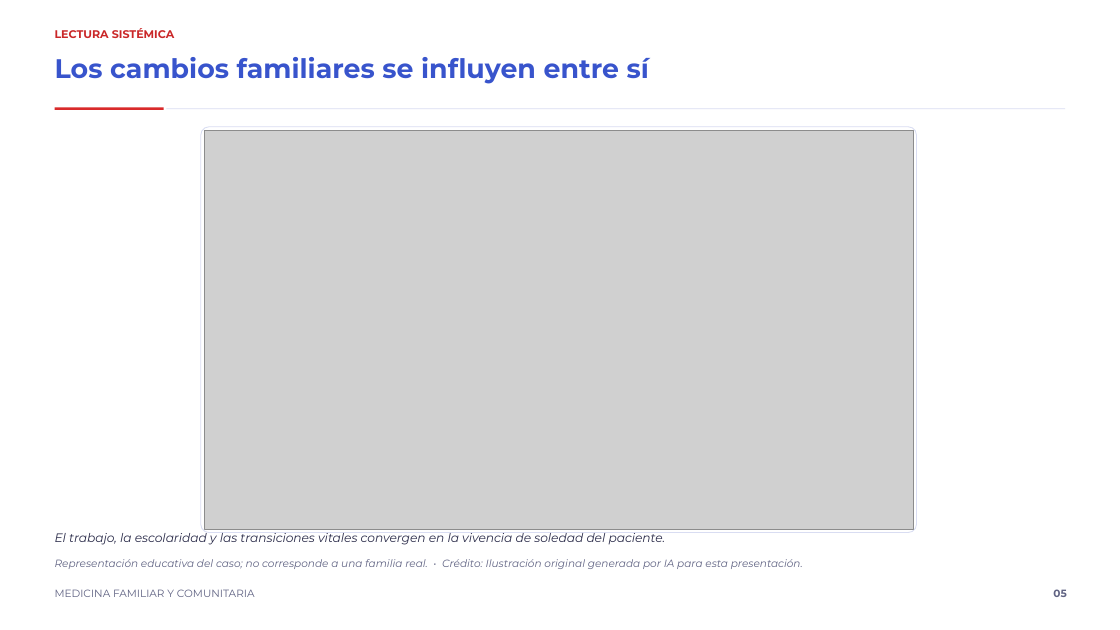
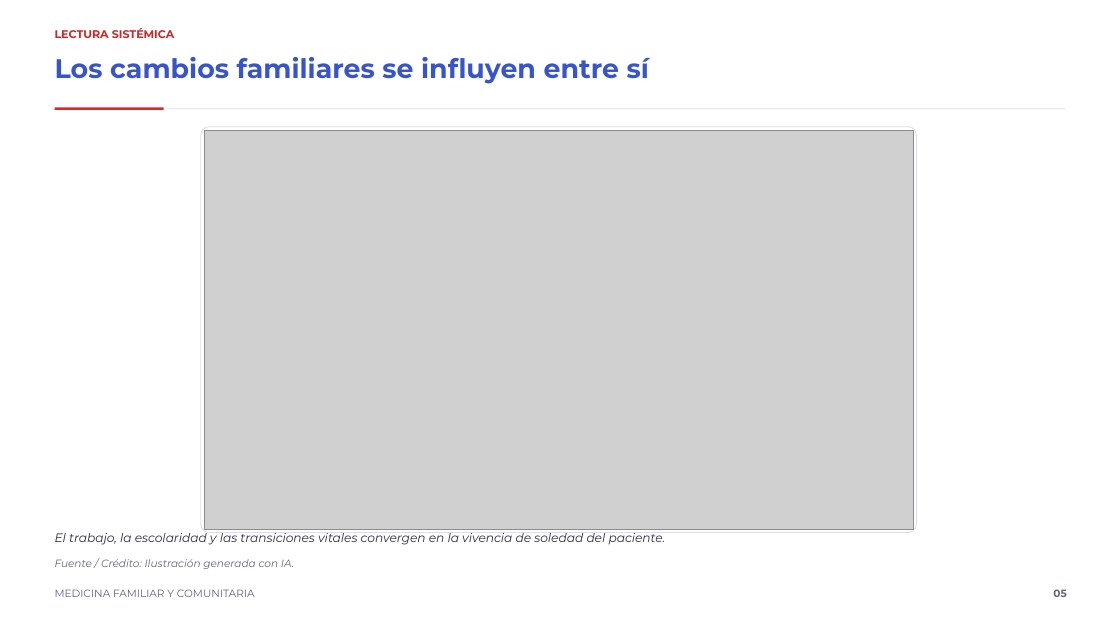
Before and after one commit to rpsin9096/slide-repo-v1, a slide deck: slide 5 of presentacion_caso4_prado_es.pptx. Drawn at 1120x630 pixels with LibreOffice and Linux fonts; fonts in the diff are those of the drawing; grey boxes stand for pictures. Boxes give left, top, right and bottom in pixels: in the first picture for what was removed or moved away, otherwise in the second. Text is boxed around its words. In the diff, an @@ line names an element or a change of style, - is before the commit and + after.

```diff
--- a/presentacion_caso4_prado_es.pptx
+++ b/presentacion_caso4_prado_es.pptx
@@ text at <box>55,559,294,569</box>: text changed @@
-Representación educativa del caso; no corresponde a una familia real. • Crédito: Ilustración original generada por IA para esta presentación.
+Fuente / Crédito: Ilustración generada con IA.
```
Also in this commit, not shown: 7 other slides changed, 1 slide added, 1 slide removed, 1 other file.
